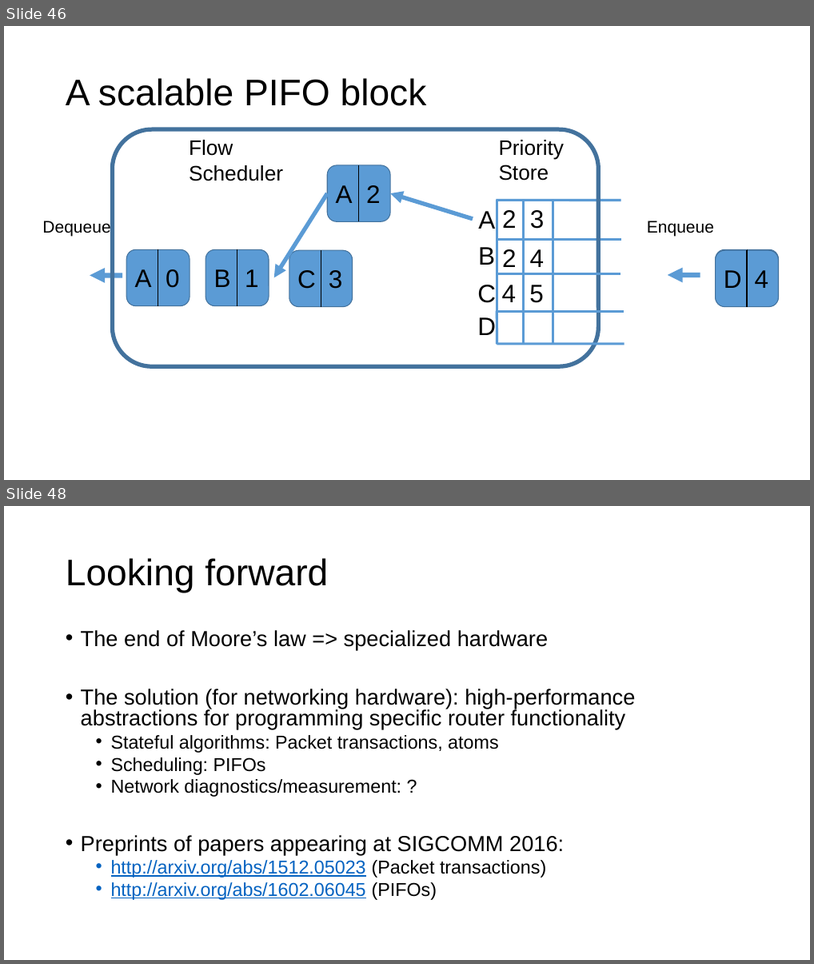
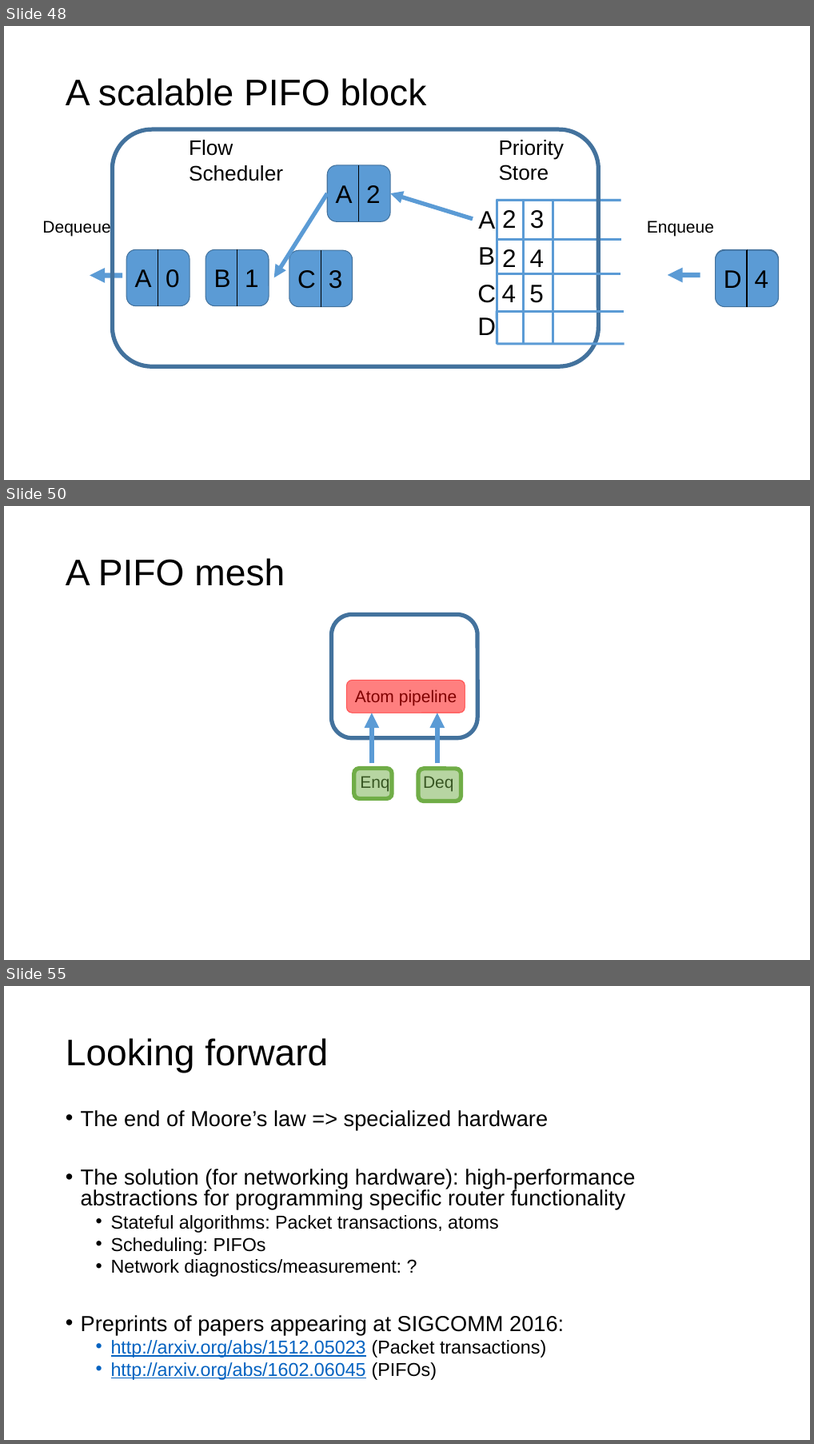
Before and after one commit to anirudhSK/pifo-domino-marple-ppts, a slide deck: domino_pifo.pptx. Shown one above the other, each under a label of ours: slides 46 and 48 before the commit, slides 48, 50 and 55 after it; the slides between them are not shown. The pictures are 814x964 and 814x1444 pixels, drawn with LibreOffice and Linux fonts; fonts in the diff are those of the drawing. Boxes give left, top, right and bottom in pixels: in the first picture for what was removed or moved away, otherwise in the second. Text is boxed around its words. In the diff, an @@ line names an element or a change of style, - is before the commit and + after.

```diff
--- a/domino_pifo.pptx
+++ b/domino_pifo.pptx
@@ slide 50 added at <box>4,506,810,960</box>, background #FFFFFF @@
@@ title added at <box>66,558,285,586</box>, 44 pt, text #000000 @@
+A PIFO mesh
@@ rounded rectangle added at <box>332,614,478,738</box>, outline #43739E 5 pt @@
@@ rounded rectangle added at <box>347,680,466,713</box>, fill #FF0000 at 50% opacity, outline #FF0000 1 pt @@
@@ text added at <box>355,690,457,705</box>, 20 pt, text #000000 @@
+Atom pipeline
@@ arrow added from (372, 763) to (372, 713), #5B9BD5 6 pt @@
@@ arrow added from (438, 763) to (438, 713), #5B9BD5 6 pt @@
@@ rounded rectangle added at <box>354,768,392,798</box>, fill #70AD47 at 50% opacity, outline #70AD47 5 pt @@
@@ rounded rectangle added at <box>418,768,462,801</box>, fill #70AD47 at 50% opacity, outline #70AD47 5 pt @@
@@ text added at <box>360,776,390,791</box>, 20 pt, text #000000 @@
+Enq
@@ text added at <box>423,776,454,791</box>, 20 pt, text #000000 @@
+Deq
@@ what was slide 46 is now slide 48 @@
@@ what was slide 48 is now slide 55 @@
```
Also in this commit, not shown: 1 slide changed, 6 other slides added.
